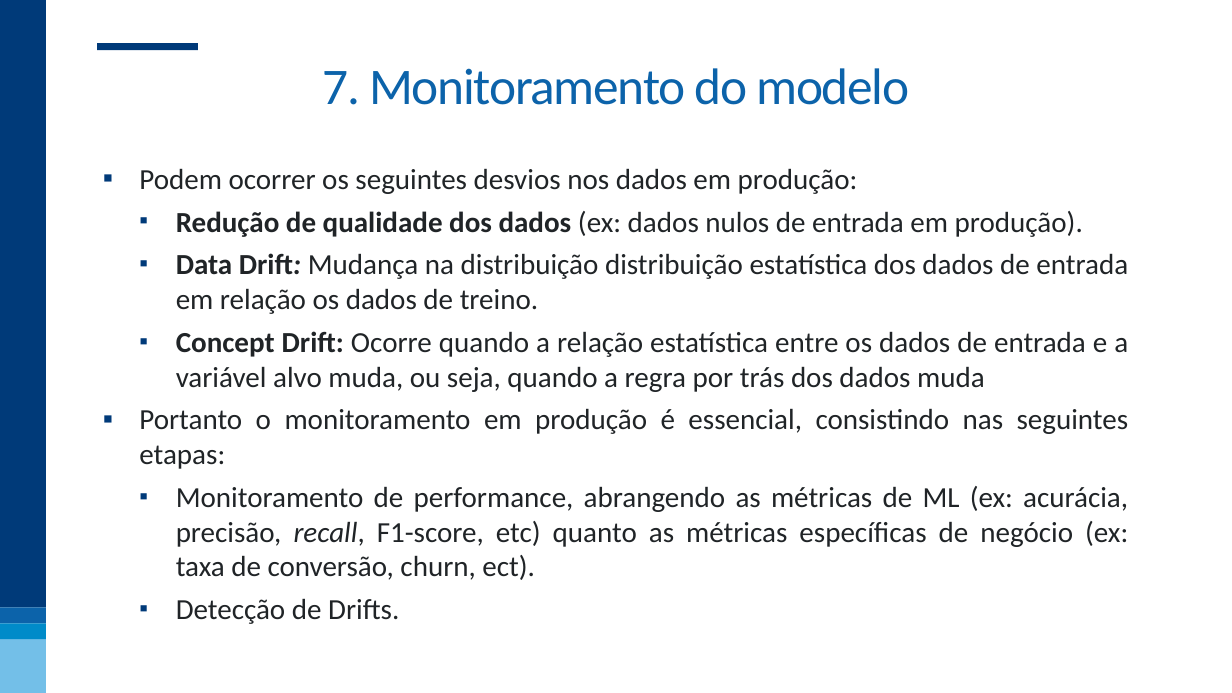
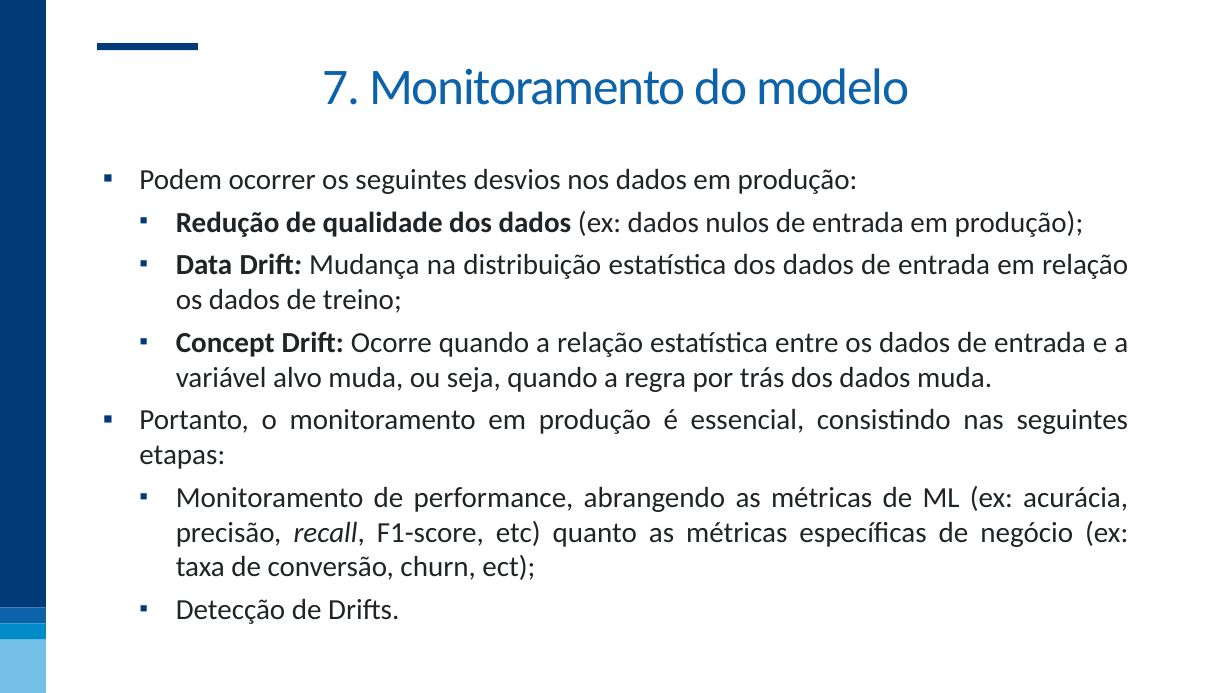
Before and after one commit to nogueira-cavalcante/fgv, a slide deck: slide 79 of MLOps e Versionamento/apresentações/MLOps e Versionamento.pptx. Drawn at 1232x693 pixels with LibreOffice and Linux fonts; fonts in the diff are those of the drawing; background and template pictures are left out. Boxes give left, top, right and bottom in pixels: in the first picture for what was removed or moved away, otherwise in the second. Text is boxed around its words. In the diff, an @@ line names an element or a change of style, - is before the commit and + after.

```diff
--- a/MLOps e Versionamento/apresentações/MLOps e Versionamento.pptx
+++ b/MLOps e Versionamento/apresentações/MLOps e Versionamento.pptx
@@ text at [139, 211, 1129, 580]: text changed @@
-  ▪ Redução de qualidade dos dados (ex: dados nulos de entrada em produção).
-  ▪ Data Drift: Mudança na distribuição distribuição estatística dos dados de entrada em relação os dados de treino.
-  ▪ Concept Drift: Ocorre quando a relação estatística entre os dados de entrada e a variável alvo muda, ou seja, quando a regra por trás dos dados muda
-▪ Portanto o monitoramento em produção é essencial, consistindo nas seguintes etapas:
-  ▪ Monitoramento de performance, abrangendo as métricas de ML (ex: acurácia, precisão, recall, F1-score, etc) quanto as métricas específicas de negócio (ex: taxa de conversão, churn, ect).
+  ▪ Redução de qualidade dos dados (ex: dados nulos de entrada em produção);
+  ▪ Data Drift: Mudança na distribuição estatística dos dados de entrada em relação os dados de treino;
+  ▪ Concept Drift: Ocorre quando a relação estatística entre os dados de entrada e a variável alvo muda, ou seja, quando a regra por trás dos dados muda.
+▪ Portanto, o monitoramento em produção é essencial, consistindo nas seguintes etapas:
+  ▪ Monitoramento de performance, abrangendo as métricas de ML (ex: acurácia, precisão, recall, F1-score, etc) quanto as métricas específicas de negócio (ex: taxa de conversão, churn, ect);
```
Also in this commit, not shown: 13 other slides changed.
